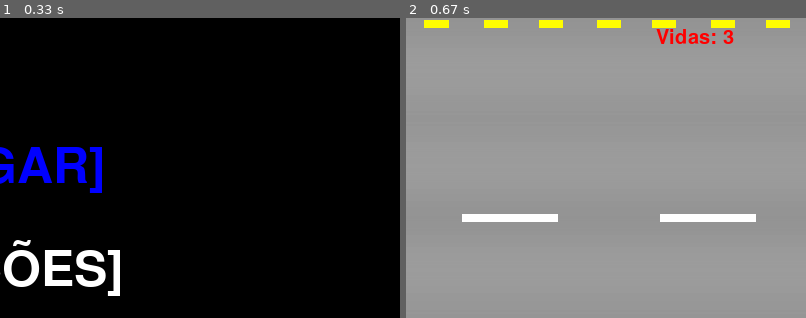
Above: before the commit, frames 1-2 (left to right).
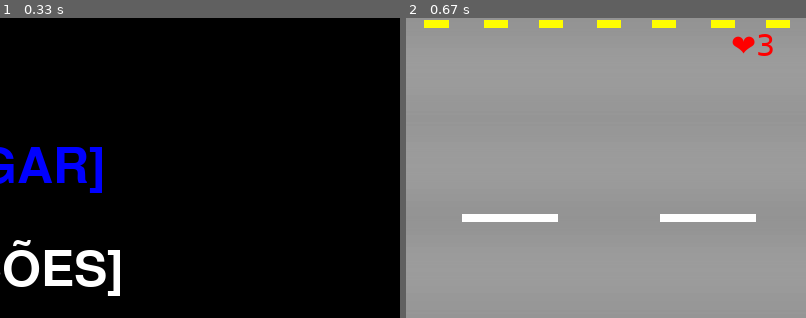
Above: after the commit, the same moments.

Repository: hlvini/vaxforce-pygame
Game: pygame game, started from py_jogoMenu.py
The game is run twice, just before and just after one commit, with the same random seed, the same clock (stepped at 60 frames per second) and the same inputs.
Inputs:
- Up to frame 1 (0.33 s): no input
- Up to frame 2 (0.67 s): tap Enter at 0.33 s
The pictures show only the part of the screen within x 50-100%, y 0-50%; the shares and areas given below are measured in that part.

Frame 1 is identical in both runs. In frame 2, 0.8% of the frame differs, in the area x 62-92%, y 3-13%.

Commit message:
Update de sprites de vida

Diff:
--- a/py_jogoTesteGameplay.py
+++ b/py_jogoTesteGameplay.py
@@ -50,15 +50,15 @@
     rodando = True
     relogio = pygame.time.Clock() # Responsável por definir o framerate
     vidas = 3
-    fonte = pygame.font.SysFont("comicsans", 30)
+    fonte = pygame.font.SysFont("Segoe UI Emoji", 30)
     vel_y = 5 # Velocidade de movimento do sprite do player
 
     carro = Player(0, 200) # Posição inicial do sprite do player
 
     def display_redraw():
         display.blit(bg, (0, 0)) # Renderiza o BG na tela
-        display_vidas = fonte.render(f"Vidas: {vidas}", 1, (255, 0, 0)) # Renderiza o nome Vidas junto a sua respectiva variável
-        display.blit(display_vidas, (650, 10)) # pos. onde display_vidas sera mostrado na tela
+        display_vidas = fonte.render(f"\u2764{vidas}", 1, (255, 0, 0)) # Renderiza o nome Vidas junto a sua respectiva variável
+        display.blit(display_vidas, (725, 10)) # pos. onde display_vidas sera mostrado na tela
         carro.draw(display)
 
         pygame.display.update()
